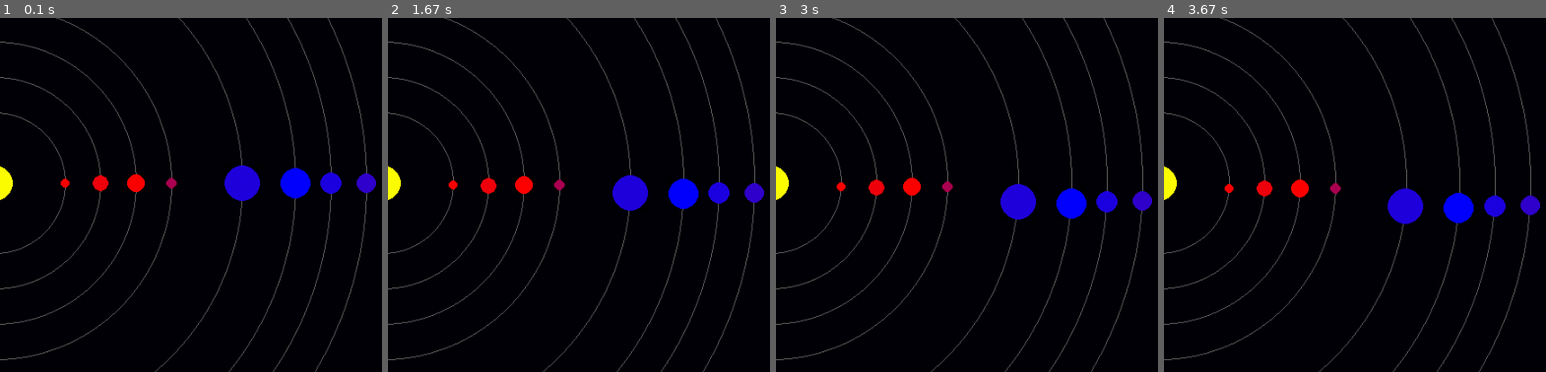
Above: before the commit, frames 1-4 (left to right).
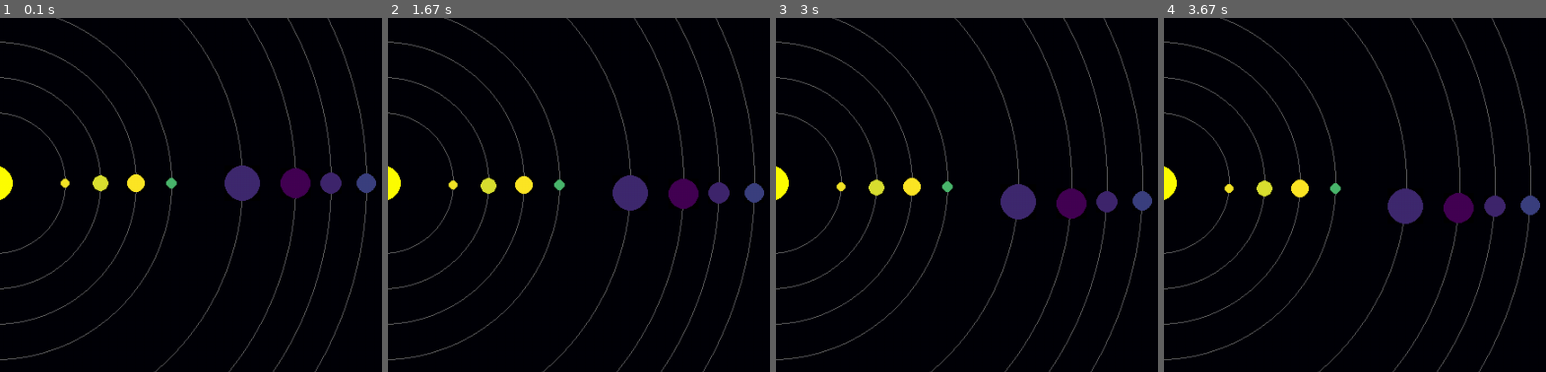
Above: after the commit, the same moments.

Repository: kintsugiie/pygame_project_1
Game: pygame game, started from main2.py
The game is run twice, just before and just after one commit, with the same random seed, the same clock (stepped at 60 frames per second) and the same inputs.
Inputs:
- Up to frame 1 (0.1 s): no input
- Up to frame 2 (1.67 s): no input
- Up to frame 3 (3 s): no input
- Up to frame 4 (3.67 s): no input
The pictures show only the part of the screen within x 50-100%, y 27-77%; the shares and areas given below are measured in that part.

The runs differ from the first frame. In frame 1, 2.3% of the frame differs, in the area x 15-99%, y 41-52%; in frame 2, 2.2%; in frame 3, 2.2%; in frame 4, 2.2%.

Commit message:
changed colors in colormap for variety

Diff:
--- a/json_file_colors_func.py
+++ b/json_file_colors_func.py
@@ -7,27 +7,16 @@
     min_density = min(densities)
     max_density = max(densities)
 
-    print(f"Минимальная плотность: {min_density} g/cm³")
-    print(f"Максимальная плотность: {max_density} g/cm³")
+    colormap = mcolors.LinearSegmentedColormap.from_list('density_colormap',
+                                                         ['#440154', '#3b528b', '#21918c', '#5ec962', '#fde725'])
 
-    # Создаем цветовую карту от синего (мин) к красному (макс)
-    colormap = mcolors.LinearSegmentedColormap.from_list('density_colormap', ['blue', 'red'])
-
-    # Добавляем цвет каждой планете
     for planet in data['planets']:
         density = data['planets'][planet]['density']
 
         # Нормализуем плотность от 0 до 1
         normalized_density = (density - min_density) / (max_density - min_density)
-
-        # Получаем RGB цвет
-        rgb_color = colormap(normalized_density)
-
-        # Конвертируем в HEX
-        hex_color = mcolors.to_hex(rgb_color)
-
-        # Добавляем информацию о цвете
-        data['planets'][planet]['color'] = hex_color
+        rgb_color = [int(c * 255) for c in colormap(normalized_density)]
+        data['planets'][planet]['color'] = rgb_color
 
     with open('solar_system_planets.json', 'w', encoding='utf-8') as f:
         json.dump(data, f, indent=2)
